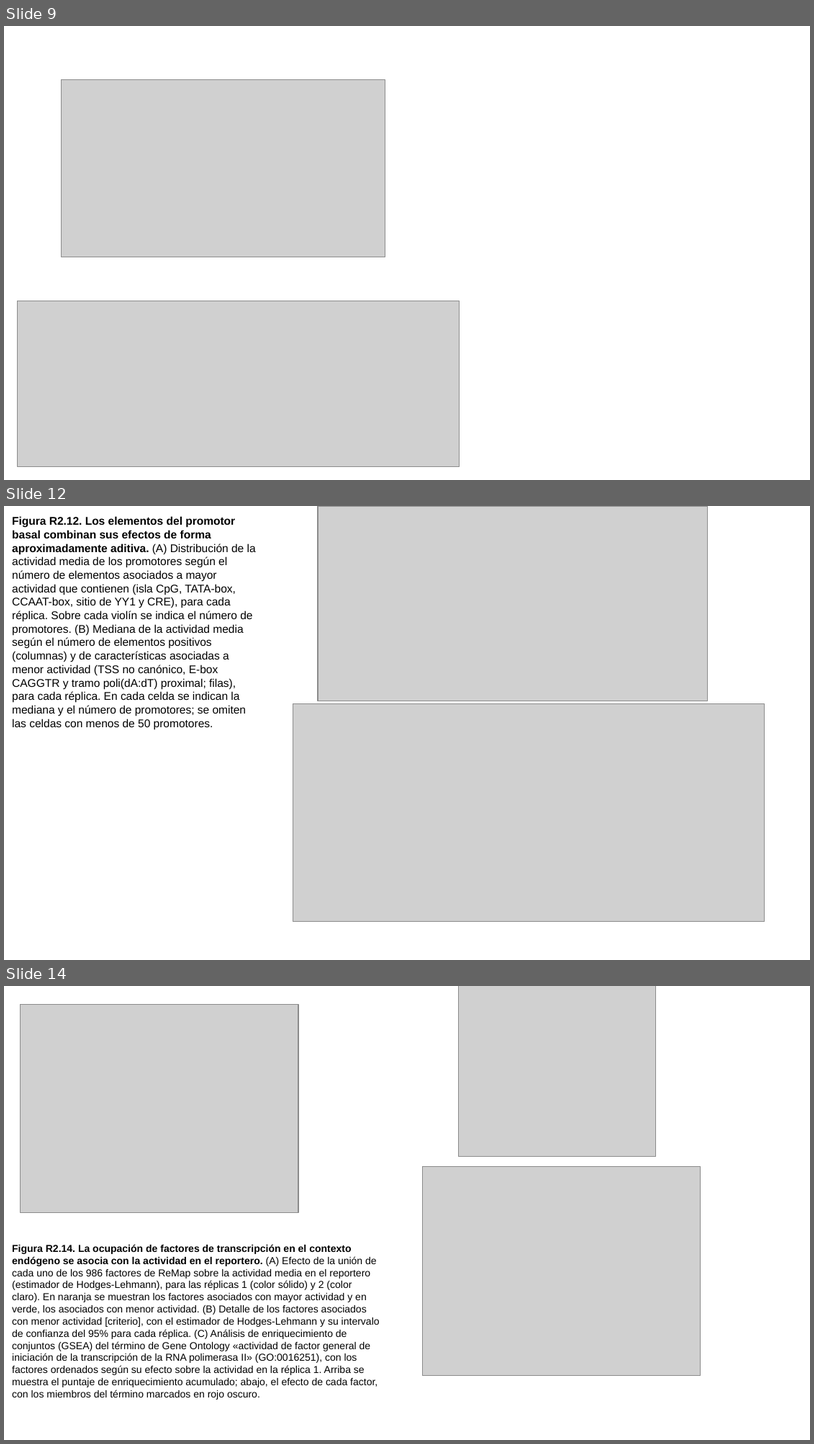
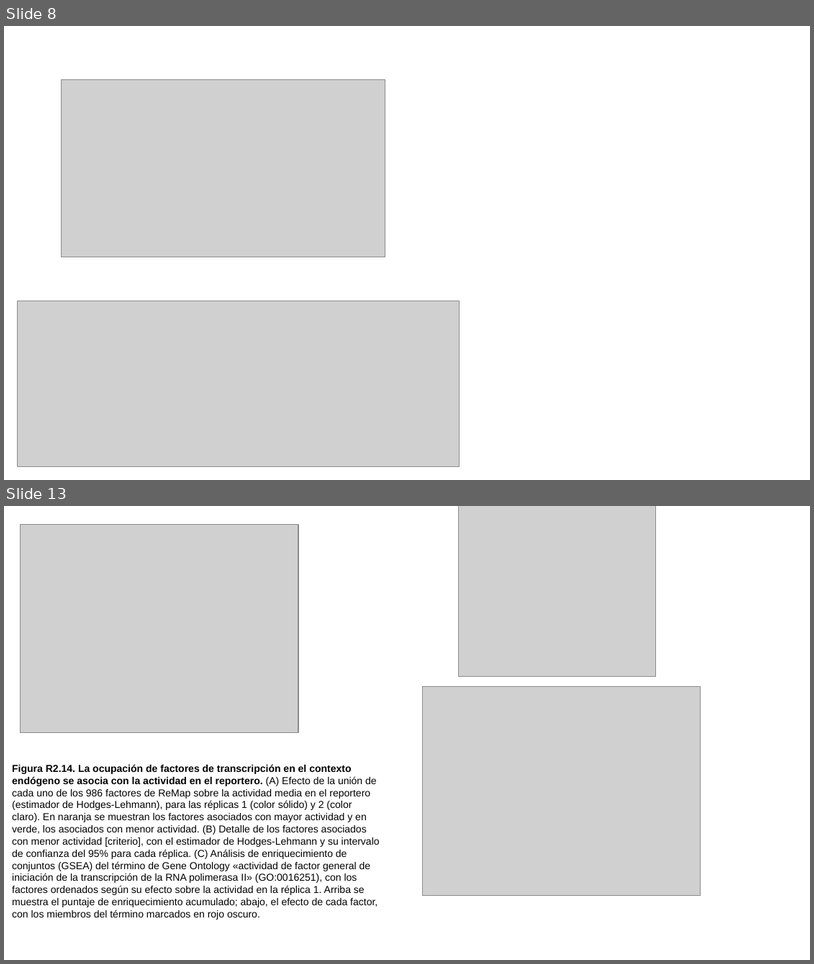
Before and after one commit to martin-iungman/TesisDoc, a slide deck: docs/Fig R2.pptx. Shown one above the other, each under a label of ours: slides 9, 12 and 14 before the commit, slides 8 and 13 after it; the slides between them are not shown. The pictures are 814x1444 and 814x964 pixels, drawn with LibreOffice and Linux fonts; fonts in the diff are those of the drawing; grey boxes stand for pictures. Boxes give left, top, right and bottom in pixels: in the first picture for what was removed or moved away, otherwise in the second. Text is boxed around its words. In the diff, an @@ line names an element or a change of style, - is before the commit and + after.

```diff
--- a/docs/Fig R2.pptx
+++ b/docs/Fig R2.pptx
@@ slide 12 removed at [4,506,810,960], background #FFFFFF @@
@@ text removed at [12,516,256,729] @@
-Figura R2.12. Los elementos del promotor basal combinan sus efectos de forma aproximadamente aditiva. (A) Distribución de la actividad media de los promotores según el número de elementos asociados a mayor actividad que contienen (isla CpG, TATA-box, CCAAT-box, sitio de YY1 y CRE), para cada réplica. Sobre cada violín se indica el número de promotores. (B) Mediana de la actividad media según el número de elementos positivos (columnas) y de características asociadas a menor actividad (TSS no canónico, E-box CAGGTR y tramo poli(dA:dT) proximal; filas), para cada réplica. En cada celda se indican la mediana y el número de promotores; se omiten las celdas con menos de 50 promotores.
@@ picture removed at [318,506,707,701] @@
@@ picture removed at [293,703,764,921] @@
@@ what was slide 9 is now slide 8 @@
@@ what was slide 14 is now slide 13 @@
```
Also in this commit, not shown: 4 slides added, 4 other slides removed.
